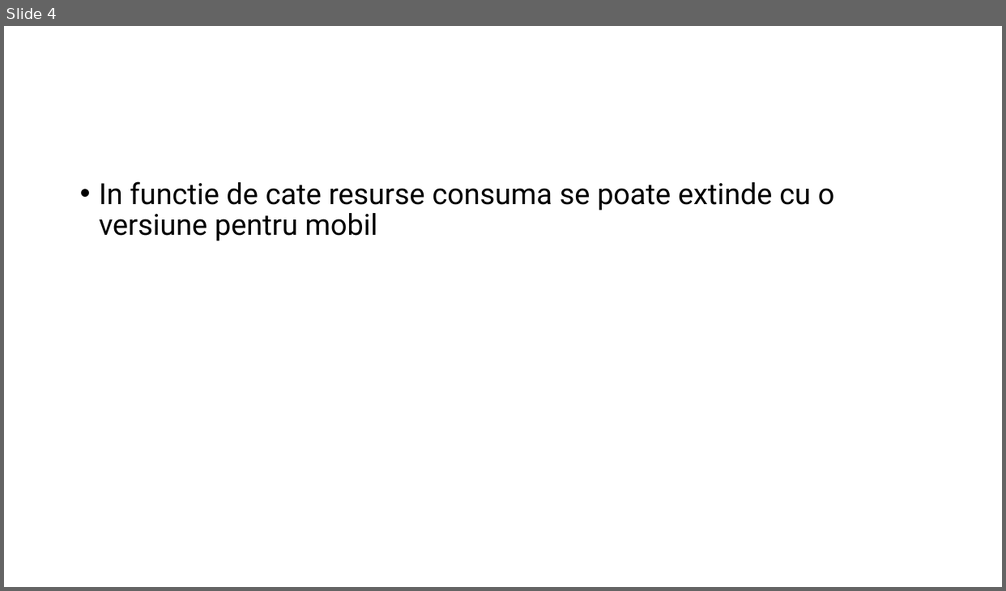
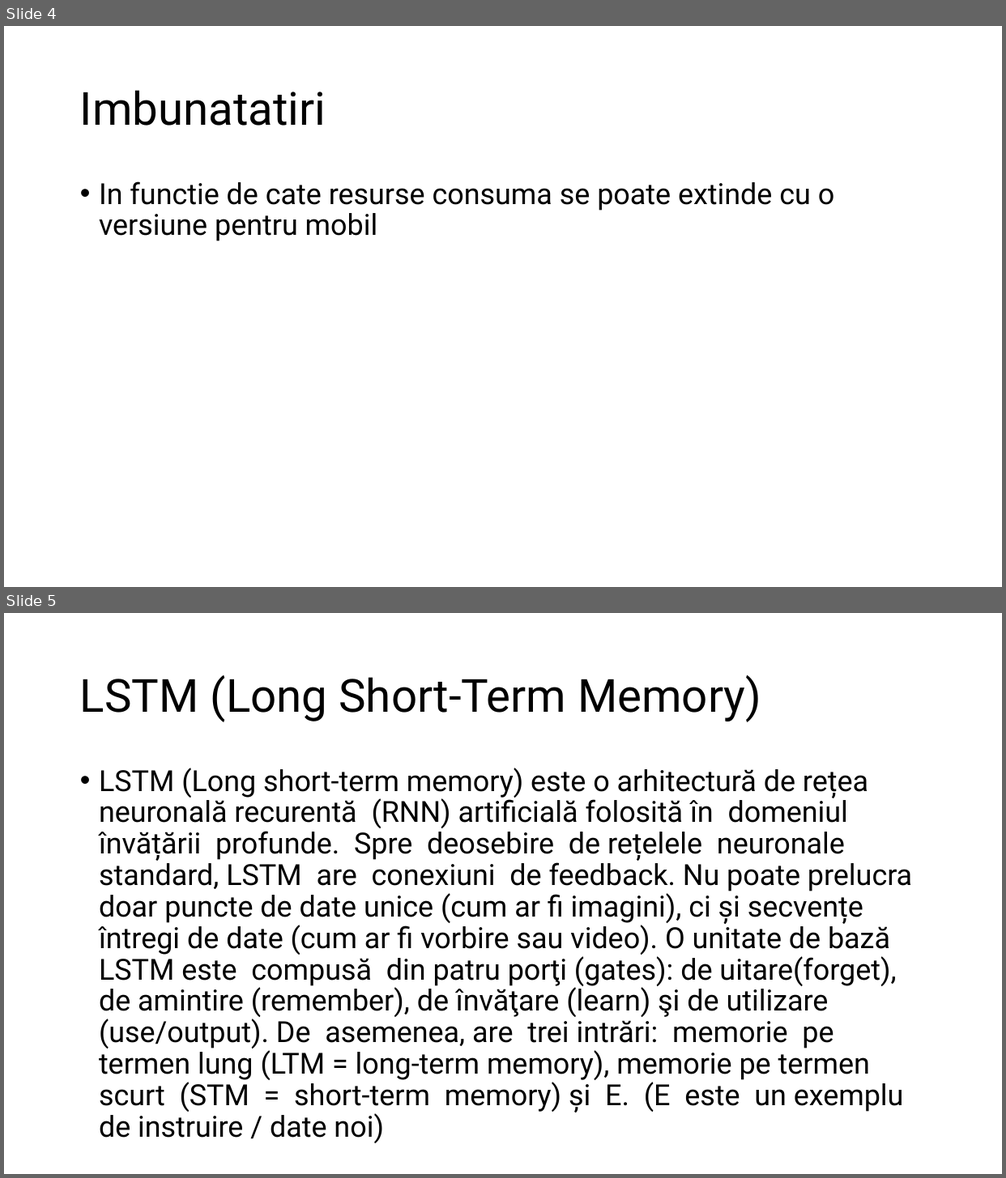
Before and after one commit to nasturas/LSTM, a slide deck: Doc/Prezicere pret actiuni.pptx. Shown one above the other, each under a label of ours: slide 4 before the commit, slides 4 and 5 after it. The pictures are 1006x591 and 1006x1178 pixels, drawn with LibreOffice and Linux fonts; fonts in the diff are those of the drawing. Boxes give left, top, right and bottom in pixels: in the first picture for what was removed or moved away, otherwise in the second. Text is boxed around its words. In the diff, an @@ line names an element or a change of style, - is before the commit and + after.

```diff
--- a/Doc/Prezicere pret actiuni.pptx
+++ b/Doc/Prezicere pret actiuni.pptx
@@ slide 5 added at bbox=[4, 613, 1002, 1174], background #FFFFFF @@
@@ title added at bbox=[80, 675, 761, 722], 44 pt, text #000000 @@
+LSTM (Long Short-Term Memory)
@@ text added at bbox=[99, 768, 912, 1138], 28 pt, text #000000 @@
+• LSTM (Long short-term memory) este o arhitectură de rețea neuronală recurentă (RNN) artificială folosită în domeniul învățării profunde. Spre deosebire de rețelele neuronale standard, LSTM are conexiuni de feedback. Nu poate prelucra doar puncte de date unice (cum ar fi imagini), ci și secvențe întregi de date (cum ar fi vorbire sau video). O unitate de bază LSTM este compusă din patru porţi (gates): de uitare(forget), de amintire (remember), de învăţare (learn) şi de utilizare (use/output). De asemenea, are trei intrări: memorie pe termen lung (LTM = long-term memory), memorie pe termen scurt (STM = short-term memory) și E. (E este un exemplu de instruire / date noi)
@@ slide 4 changed as well @@
@@ title added at bbox=[80, 90, 326, 126], 44 pt, text #000000 @@
+Imbunatatiri
```
Also in this commit, not shown: 3 other slides changed, 2 other slides added, 1 slide removed.
